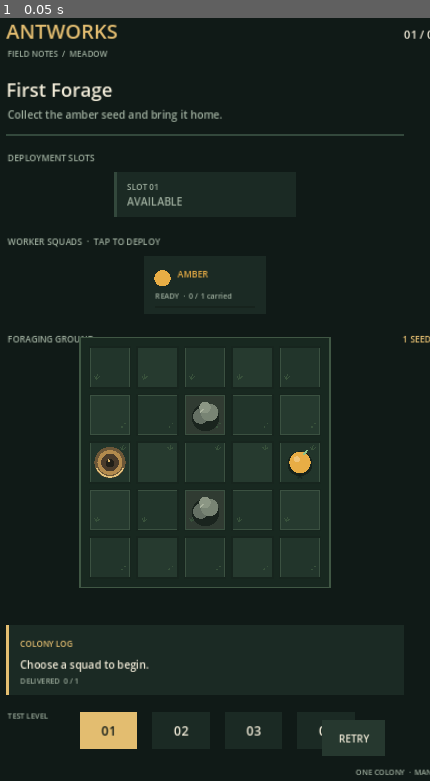
Above: before the commit, frame 1.
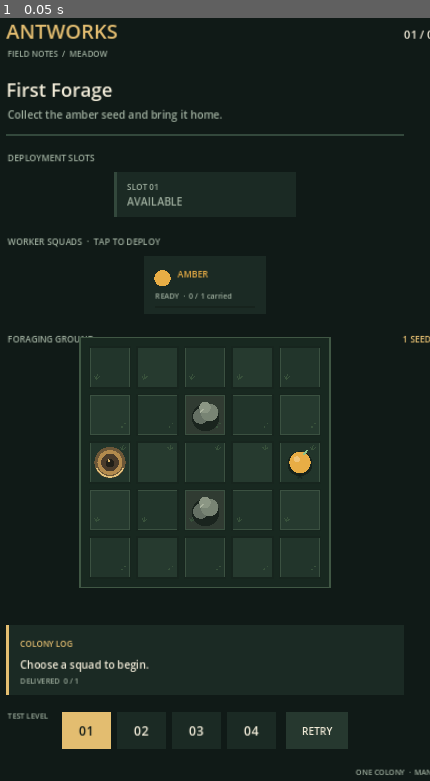
Above: after the commit, the same moment.

Repository: MaiklLX/Game-ANTS
Game: Godot game, scene res://scenes/main.tscn
The game is run twice, just before and just after one commit, with the same random seed, the same clock (stepped at 60 frames per second) and the same inputs.
Inputs:
- Up to frame 1 (0.05 s): no input

The runs differ from the first frame. In frame 1, 1.3% of the frame differs, in the area x 14-90%, y 90-97%.

Commit message:
KT-005.4: fit four level controls without retry overlap

Diff:
--- a/scripts/ui/game_screen.gd
+++ b/scripts/ui/game_screen.gd
@@ -225,11 +225,18 @@
 func _draw_level_picker(font: Font) -> void:
 	draw_string(font, Vector2(44, 1150), "TEST LEVEL", HORIZONTAL_ALIGNMENT_LEFT, -1, 12, COLOR_MUTED)
 	_level_rects.clear()
+	var level_button_width := 78.0
+	var level_button_gap := 10.0
+	var retry_gap := 16.0
+	var level_group_width := LEVEL_PATHS.size() * level_button_width + maxi(0, LEVEL_PATHS.size() - 1) * level_button_gap
+	var controls_width := level_group_width + retry_gap + _restart_rect.size.x
+	var controls_start_x := (720.0 - controls_width) * 0.5
 	for index in range(LEVEL_PATHS.size()):
-		var rect := Rect2(160 + index * 116, 1140, 92, 58)
+		var rect := Rect2(controls_start_x + index * (level_button_width + level_button_gap), 1140, level_button_width, 58)
 		_level_rects.append(rect)
 		draw_rect(rect, COLOR_GOLD if index == _level_index else COLOR_PANEL)
 		draw_string(font, rect.position + Vector2(0, 37), "%02d" % (index + 1), HORIZONTAL_ALIGNMENT_CENTER, rect.size.x, 20, COLOR_BG if index == _level_index else COLOR_TEXT)
+	_restart_rect.position = Vector2(controls_start_x + level_group_width + retry_gap, 1140)
 	draw_rect(_restart_rect, COLOR_PANEL_LIGHT)
 	draw_string(font, _restart_rect.position + Vector2(0, 36), "RETRY", HORIZONTAL_ALIGNMENT_CENTER, _restart_rect.size.x, 16, COLOR_TEXT)
 	draw_string(font, Vector2(360, 1240), "ONE COLONY  ·  MANY SMALL DECISIONS", HORIZONTAL_ALIGNMENT_CENTER, 720, 12, COLOR_MUTED)
